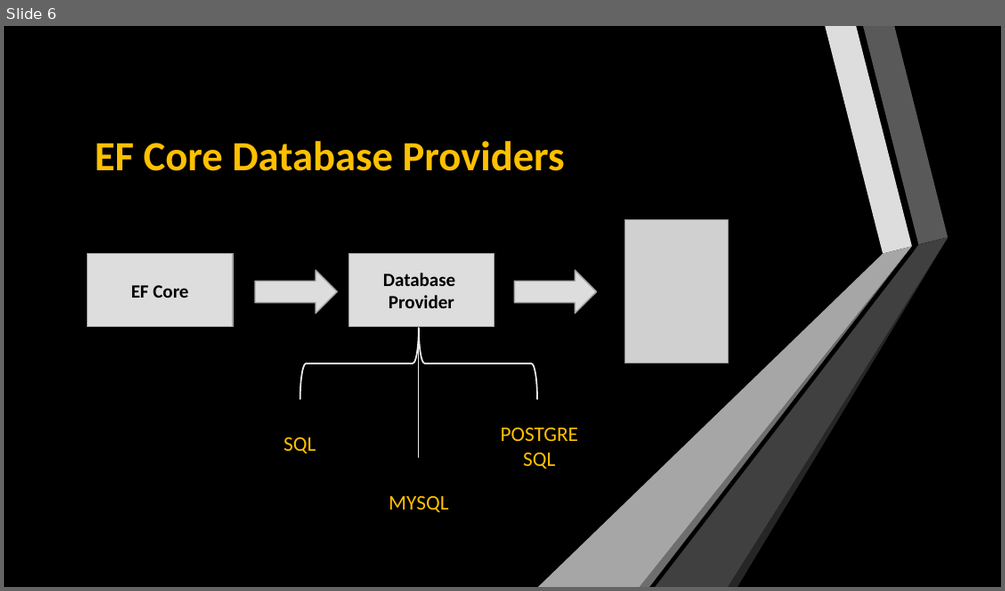
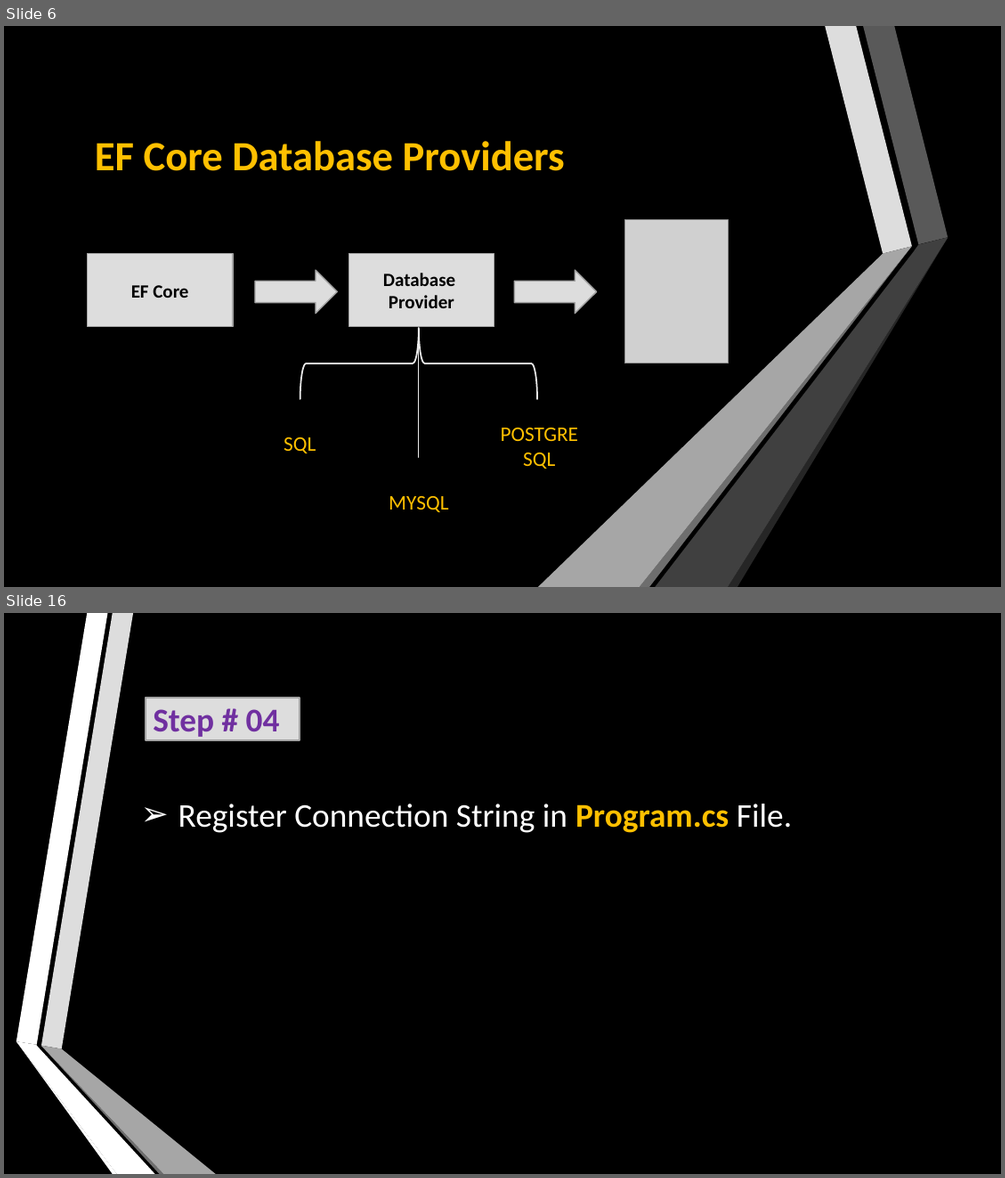
Before and after one commit to Marium-Younus/ASP_MVC_Core, a slide deck: PowerPoint Presentation/Entity Framework ASP.NET Core.pptx. Shown one above the other, each under a label of ours: slide 6 before the commit, slides 6 and 16 after it; the slides between them are not shown. The pictures are 1005x591 and 1005x1178 pixels, drawn with LibreOffice and Linux fonts; fonts in the diff are those of the drawing; grey boxes stand for pictures. Boxes give left, top, right and bottom in pixels: in the first picture for what was removed or moved away, otherwise in the second. Text is boxed around its words. In the diff, an @@ line names an element or a change of style, - is before the commit and + after.

```diff
--- a/PowerPoint Presentation/Entity Framework ASP.NET Core.pptx
+++ b/PowerPoint Presentation/Entity Framework ASP.NET Core.pptx
@@ slide 16 added at (x1=4, y1=613, x2=1001, y2=1174), background #000000; not listed: 6 template elements that a slide beside it also shows @@
@@ rectangle added at (x1=146, y1=698, x2=299, y2=741), fill #DDDDDD, outline #A3A3A3 1.25 pt, 32 pt, text #7030A0, bold @@
+Step # 04
@@ text added at (x1=178, y1=803, x2=792, y2=833), 32 pt, text #FFFFFF @@
+➢ Register Connection String in Program.cs File.
```
Also in this commit, not shown: 9 other slides added.
